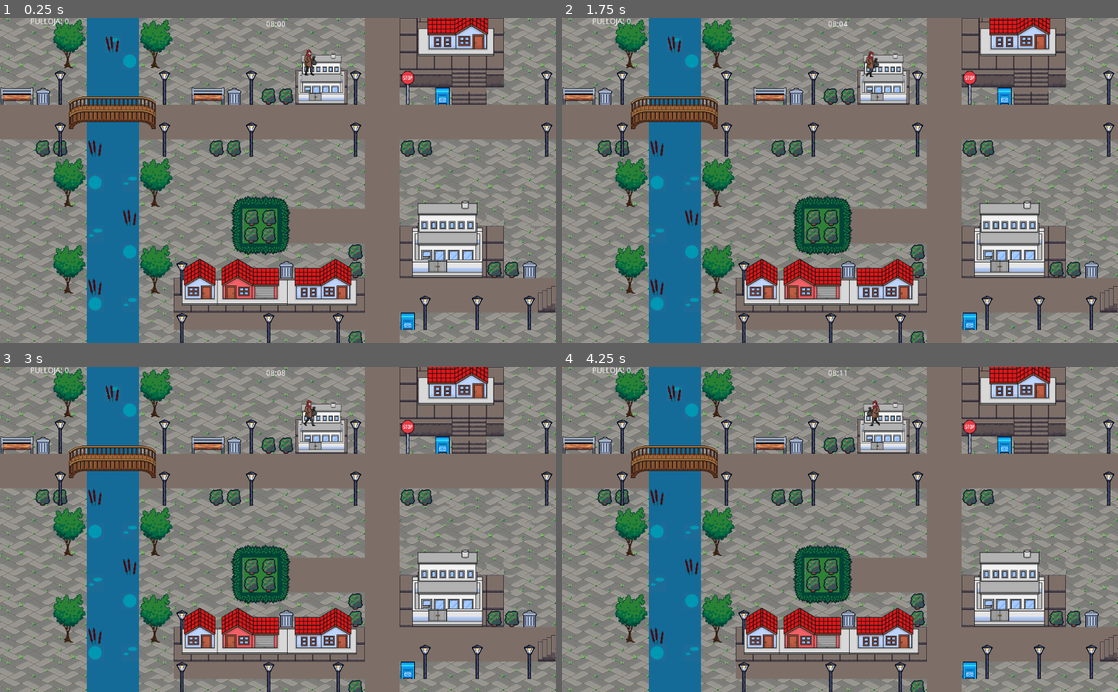
Above: before the commit, frames 1-4 (two rows, left to right).
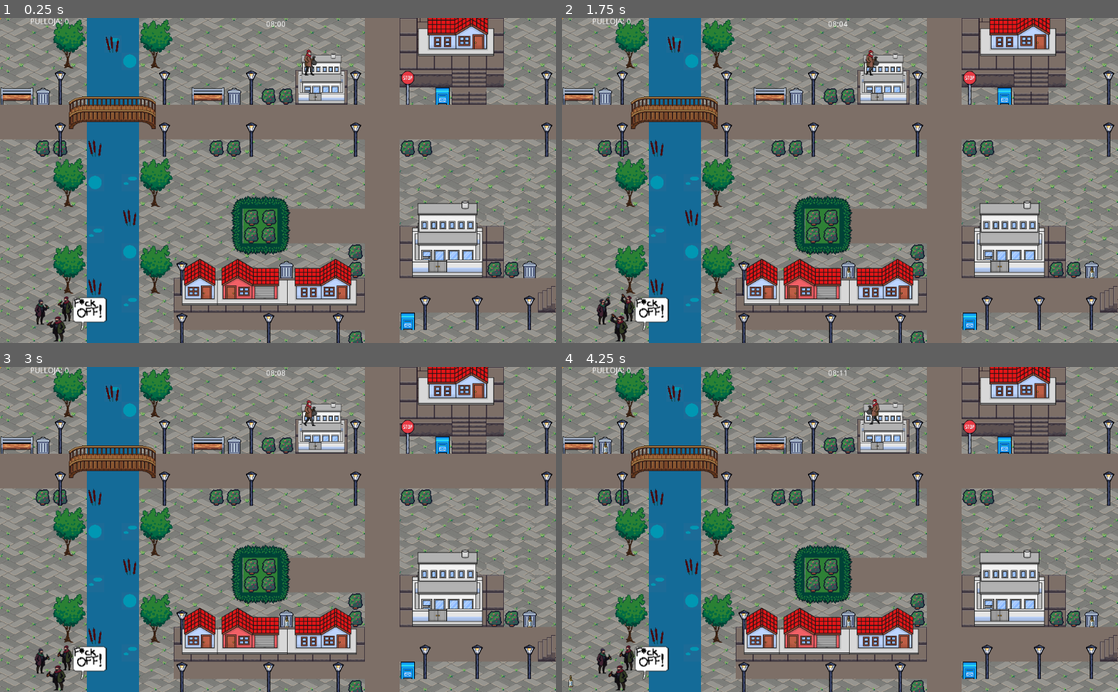
Above: after the commit, the same moments.

Repository: MakeKato/pulsu-king
Game: Godot game, scene res://World1.tscn
Two runs of this game, one before a commit and one after it. Both use one fixed random seed, a clock stepped at 60 frames per second and the inputs below. This scene is started directly instead of the project's main scene.
Inputs:
- Up to frame 1 (0.25 s): no input
- Up to frame 2 (1.75 s): hold Right (ui_right) 0.53-1.28 s; hold Down (ui_down) from 1.28 s (still down)
- Up to frame 3 (3 s): release Down (ui_down) at 2.03 s; hold Right (ui_right) 2.03-2.78 s; hold Up (ui_up) from 2.78 s (still down)
- Up to frame 4 (4.25 s): release Up (ui_up) at 3.53 s; hold Left (ui_left) from 3.53 s (still down)

The runs differ from the first frame. In frame 1, 0.8% of the frame differs, in the area x 6-20%, y 85-100%; in frame 2, 1.0%; in frame 3, 0.9%; in frame 4, 1.0%, in the area x 1-96%, y 9-100%.
Error after the commit: Invalid set index 'visible' (on base: 'null instance') with value of type 'bool'. (res://Foff.gd:6)

Commit message:
Jenni
Törmäyksien lisäys, puhekuplan luonti

Diff:
--- a/Bottle.tscn
+++ b/Bottle.tscn
@@ -9,6 +9,7 @@
 region = Rect2( 286, 12, 18, 50 )
 
 [node name="Bottle" type="Area2D"]
+z_index = 2
 collision_layer = 2
 script = ExtResource( 2 )
 
--- /dev/null
+++ b/Foff.gd
@@ -0,0 +1,20 @@
+extends Area2D
+
+onready var speech_bubble = $AnimatedSprite  # Ensure the path is correct
+
+func _ready():
+	speech_bubble.visible = false  # Hide the bubble initially
+
+func _on_Area2D2_body_entered(body):
+	print("Body entered:", body.name)  # Debugging
+
+	if body.is_in_group("Player"):  # Detect by group, not by name
+		speech_bubble.visible = true
+		speech_bubble.play("default")  # Replace with your animation name
+
+func _on_Area2D2_body_exited(body):
+	print("Body exited:", body.name)  # Debugging
+
+	if body.is_in_group("Player"):  # Detect by group, not by name
+		speech_bubble.stop()
+		speech_bubble.visible = false
--- a/World1.tscn
+++ b/World1.tscn
@@ -19,6 +19,10 @@
 [ext_resource path="res://transfW1toW2.gd" type="Script" id=17]
 [ext_resource path="res://Bottle.tscn" type="PackedScene" id=18]
 [ext_resource path="res://scripts/SpawnManager.gd" type="Script" id=19]
+[ext_resource path="res://Drunk2NPC.tscn" type="PackedScene" id=20]
+[ext_resource path="res://DrunkNPC.tscn" type="PackedScene" id=21]
+[ext_resource path="res://foff.png" type="Texture" id=22]
+[ext_resource path="res://Foff.gd" type="Script" id=23]
 
 [sub_resource type="TileSet" id=4]
 0/name = "terrain_atlas.png 0"
@@ -96,6 +100,51 @@
 [sub_resource type="RectangleShape2D" id=34]
 extents = Vector2( 32, 4 )
 
+[sub_resource type="RectangleShape2D" id=35]
+extents = Vector2( 8, 16 )
+
+[sub_resource type="RectangleShape2D" id=36]
+extents = Vector2( 12, 16 )
+
+[sub_resource type="RectangleShape2D" id=37]
+extents = Vector2( 0, 53 )
+
+[sub_resource type="RectangleShape2D" id=38]
+extents = Vector2( 16, 4 )
+
+[sub_resource type="RectangleShape2D" id=39]
+extents = Vector2( 52, 12 )
+
+[sub_resource type="RectangleShape2D" id=40]
+extents = Vector2( 0, 57 )
+
+[sub_resource type="CapsuleShape2D" id=41]
+radius = 11.4286
+height = 62.857
+
+[sub_resource type="CapsuleShape2D" id=42]
+radius = 18.5714
+height = 31.4285
+
+[sub_resource type="CapsuleShape2D" id=43]
+radius = 17.7778
+height = 45.0795
+
+[sub_resource type="RectangleShape2D" id=44]
+extents = Vector2( 48, 44 )
+
+[sub_resource type="CircleShape2D" id=45]
+radius = 63.3877
+
+[sub_resource type="SpriteFrames" id=46]
+resource_local_to_scene = true
+animations = [ {
+"frames": [ ExtResource( 22 ) ],
+"loop": true,
+"name": "default",
+"speed": 5.0
+} ]
+
 [node name="World1" type="Node2D"]
 script = ExtResource( 6 )
 player_scene = ExtResource( 10 )
@@ -249,16 +298,174 @@
 shape = SubResource( 34 )
 
 [node name="Bottles" type="Node2D" parent="."]
+z_index = 2
 script = ExtResource( 19 )
 bottle_scene = ExtResource( 18 )
 
 [node name="BottleSpawn1" type="Position2D" parent="." groups=["BottleSpawnPoints"]]
-position = Vector2( 80, 152 )
+position = Vector2( 80, 149 )
+z_index = 2
 
 [node name="BottleSpawn2" type="Position2D" parent="." groups=["BottleSpawnPoints"]]
-position = Vector2( 432, 152 )
+position = Vector2( 432, 149 )
+z_index = 2
 
 [node name="BottleSpawn3" type="Position2D" parent="." groups=["BottleSpawnPoints"]]
 position = Vector2( 528, 470 )
+z_index = 2
+
+[node name="BottleSpawn4" type="Position2D" parent="." groups=["BottleSpawnPoints"]]
+position = Vector2( 16, 580 )
+
+[node name="BottleSpawn5" type="Position2D" parent="." groups=["BottleSpawnPoints"]]
+position = Vector2( 976, 470 )
+
+[node name="Postilaatikko1" type="Sprite" parent="."]
+
+[node name="StaticBody2D" type="StaticBody2D" parent="Postilaatikko1"]
+
+[node name="CollisionShape2D" type="CollisionShape2D" parent="Postilaatikko1/StaticBody2D"]
+position = Vector2( 816, 144 )
+shape = SubResource( 35 )
+
+[node name="Postilaatikko2" type="Sprite" parent="."]
+
+[node name="StaticBody2D" type="StaticBody2D" parent="Postilaatikko2"]
+
+[node name="CollisionShape2D" type="CollisionShape2D" parent="Postilaatikko2/StaticBody2D"]
+position = Vector2( 748, 560 )
+shape = SubResource( 36 )
+
+[node name="Pudotus" type="Sprite" parent="."]
+
+[node name="StaticBody2D" type="StaticBody2D" parent="Pudotus"]
+
+[node name="CollisionShape2D" type="CollisionShape2D" parent="Pudotus/StaticBody2D"]
+position = Vector2( 928, 53 )
+shape = SubResource( 37 )
+
+[node name="Pudotus2" type="Sprite" parent="."]
+
+[node name="StaticBody2D" type="StaticBody2D" parent="Pudotus2"]
+
+[node name="CollisionShape2D" type="CollisionShape2D" parent="Pudotus2/StaticBody2D"]
+position = Vector2( 912, 108 )
+shape = SubResource( 38 )
+
+[node name="Pudotus3" type="Sprite" parent="."]
+
+[node name="StaticBody2D" type="StaticBody2D" parent="Pudotus3"]
+
+[node name="CollisionShape2D" type="CollisionShape2D" parent="Pudotus3/StaticBody2D"]
+position = Vector2( 780, 116 )
+shape = SubResource( 39 )
+
+[node name="Pudotus4" type="Sprite" parent="."]
+
+[node name="StaticBody2D" type="StaticBody2D" parent="Pudotus4"]
+
+[node name="CollisionShape2D" type="CollisionShape2D" parent="Pudotus4/StaticBody2D"]
+position = Vector2( 736, 47 )
+shape = SubResource( 40 )
+
+[node name="Drunk1" parent="." instance=ExtResource( 20 )]
+position = Vector2( 120, 531 )
+scale = Vector2( 0.7, 0.7 )
+z_index = 1
+
+[node name="StaticBody2D" type="StaticBody2D" parent="Drunk1"]
+
+[node name="CollisionShape2D" type="CollisionShape2D" parent="Drunk1/StaticBody2D"]
+position = Vector2( 0, 15.7142 )
+shape = SubResource( 41 )
+
+[node name="Drunk2" parent="." instance=ExtResource( 21 )]
+position = Vector2( 75, 536 )
+scale = Vector2( 0.7, 0.7 )
+z_index = 1
+
+[node name="StaticBody2D" type="StaticBody2D" parent="Drunk2"]
+position = Vector2( 41.4286, -11.4288 )
+
+[node name="CollisionShape2D" type="CollisionShape2D" parent="Drunk2/StaticBody2D"]
+position = Vector2( -41.4286, 22.857 )
+shape = SubResource( 42 )
+
+[node name="Drunk3" parent="." instance=ExtResource( 20 )]
+position = Vector2( 104, 568 )
+scale = Vector2( 0.9, 0.7 )
+z_index = 1
+
+[node name="StaticBody2D" type="StaticBody2D" parent="Drunk3"]
+
+[node name="CollisionShape2D" type="CollisionShape2D" parent="Drunk3/StaticBody2D"]
+position = Vector2( 7.62939e-06, 14.2856 )
+shape = SubResource( 43 )
+
+[node name="Pusikko" type="Sprite" parent="."]
+
+[node name="StaticBody2D" type="StaticBody2D" parent="Pusikko"]
+
+[node name="CollisionShape2D" type="CollisionShape2D" parent="Pusikko/StaticBody2D"]
+position = Vector2( 480, 380 )
+shape = SubResource( 44 )
+
+[node name="Puu1" type="Sprite" parent="."]
+
+[node name="StaticBody2D" type="StaticBody2D" parent="Puu1"]
+
+[node name="CollisionPolygon2D" type="CollisionPolygon2D" parent="Puu1/StaticBody2D"]
+polygon = PoolVector2Array( 128, 88, 128, 64, 152, 40, 152, 8, 104, 8, 104, 48, 120, 64, 120, 88 )
+
+[node name="Puu2" type="Sprite" parent="."]
+
+[node name="StaticBody2D" type="StaticBody2D" parent="Puu2"]
+
+[node name="CollisionPolygon2D" type="CollisionPolygon2D" parent="Puu2/StaticBody2D"]
+polygon = PoolVector2Array( 120, 344, 128, 344, 128, 320, 152, 296, 152, 264, 104, 264, 104, 304, 120, 320 )
+
+[node name="Puu3" type="Sprite" parent="."]
+
+[node name="StaticBody2D" type="StaticBody2D" parent="Puu3"]
+
+[node name="CollisionPolygon2D" type="CollisionPolygon2D" parent="Puu3/StaticBody2D"]
+polygon = PoolVector2Array( 120, 504, 128, 504, 128, 480, 160, 456, 160, 424, 104, 424, 104, 464, 120, 480 )
+
+[node name="Puu4" type="Sprite" parent="."]
+
+[node name="StaticBody2D" type="StaticBody2D" parent="Puu4"]
+
+[node name="CollisionPolygon2D" type="CollisionPolygon2D" parent="Puu4/StaticBody2D"]
+polygon = PoolVector2Array( 280, 88, 288, 88, 288, 64, 312, 48, 312, 8, 264, 8, 264, 40, 280, 64 )
+
+[node name="Puu5" type="Sprite" parent="."]
+
+[node name="StaticBody2D" type="StaticBody2D" parent="Puu5"]
+
+[node name="CollisionPolygon2D" type="CollisionPolygon2D" parent="Puu5/StaticBody2D"]
+polygon = PoolVector2Array( 280, 344, 288, 344, 288, 320, 312, 304, 312, 264, 264, 264, 264, 304, 280, 320 )
+
+[node name="Puu6" type="Sprite" parent="."]
+
+[node name="StaticBody2D" type="StaticBody2D" parent="Puu6"]
+
+[node name="CollisionPolygon2D" type="CollisionPolygon2D" parent="Puu6/StaticBody2D"]
+polygon = PoolVector2Array( 280, 504, 288, 504, 288, 480, 312, 464, 312, 424, 264, 424, 264, 464, 280, 480 )
+
+[node name="Area2D2" type="Area2D" parent="."]
+z_index = 1
+script = ExtResource( 23 )
+
+[node name="CollisionShape2D" type="CollisionShape2D" parent="Area2D2"]
+position = Vector2( 73, 479 )
+shape = SubResource( 45 )
+
+[node name="AnimatedSprite" type="AnimatedSprite" parent="Area2D2/CollisionShape2D"]
+position = Vector2( 89, 65 )
+z_index = 1
+frames = SubResource( 46 )
+playing = true
 
 [connection signal="body_entered" from="TileMap/Area2D2" to="TileMap/Area2D2" method="_on_Area2D2_body_entered"]
+[connection signal="body_entered" from="Area2D2" to="Area2D2" method="_on_Area2D2_body_entered"]
+[connection signal="body_exited" from="Area2D2" to="Area2D2" method="_on_Area2D2_body_exited"]
--- a/World2.tscn
+++ b/World2.tscn
@@ -2645,4 +2645,13 @@
 position = Vector2( 817, 604 )
 shape = SubResource( 49 )
 
+[node name="Pääsiäissaarinaama" type="Sprite" parent="."]
+
+[node name="StaticBody2D" type="StaticBody2D" parent="Pääsiäissaarinaama"]
+
+[node name="CollisionPolygon2D" type="CollisionPolygon2D" parent="Pääsiäissaarinaama/StaticBody2D"]
+polygon = PoolVector2Array( 41, 120, 81, 120, 81, 96, 89, 96, 89, 88, 81, 80, 81, 40, 49, 40, 41, 80, 41, 104 )
+
+[node name="Sprite3" type="Sprite" parent="."]
+
 [connection signal="body_entered" from="Vesi&maa/Area2D2" to="Vesi&maa/Area2D2" method="_on_Area2D_body_entered"]
--- a/teeplayer.gd
+++ b/teeplayer.gd
@@ -10,11 +10,3 @@
 
 func _on_CollisionPolygon2D_draw():
 	pass # Replace with function body.
-
-
-func _on_Area2D2_body_entered(body):
-	pass # Replace with function body.
-
-
-func _on_Area2D2_body_exited(body):
-	pass # Replace with function body.
Not shown: 1 places in World1.tscn that only renumber resources
Binary file added: foff.png
Not shown, added: foff.png.import
